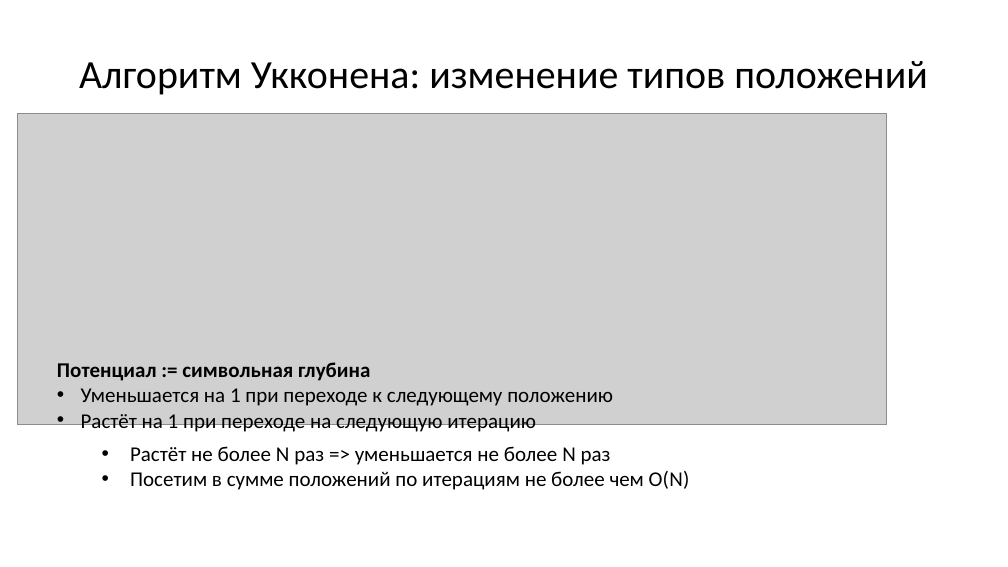
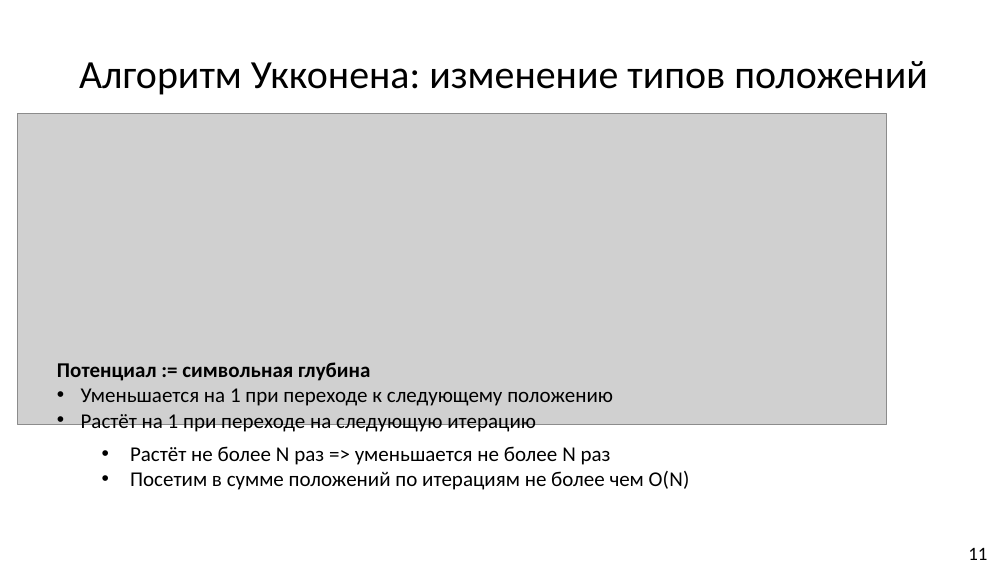
Before and after one commit to Pompon-Den/Suff-Tree-Algorithm-Ykkonen, a slide deck: slide 12 of Algorithm Ykkonena.pptx (slide 11 before the commit). Drawn at 1008x567 pixels with LibreOffice and Linux fonts; fonts in the diff are those of the drawing; grey boxes stand for pictures. Boxes give left, top, right and bottom in pixels: in the first picture for what was removed or moved away, otherwise in the second. Text is boxed around its words. In the diff, an @@ line names an element or a change of style, - is before the commit and + after.

```diff
--- a/Algorithm Ykkonena.pptx
+++ b/Algorithm Ykkonena.pptx
@@ text added at <box>968,547,987,560</box>, 18 pt, text #000000 @@
+11
```
Also in this commit, not shown: 11 other slides changed, 1 slide added, 16 other files.
